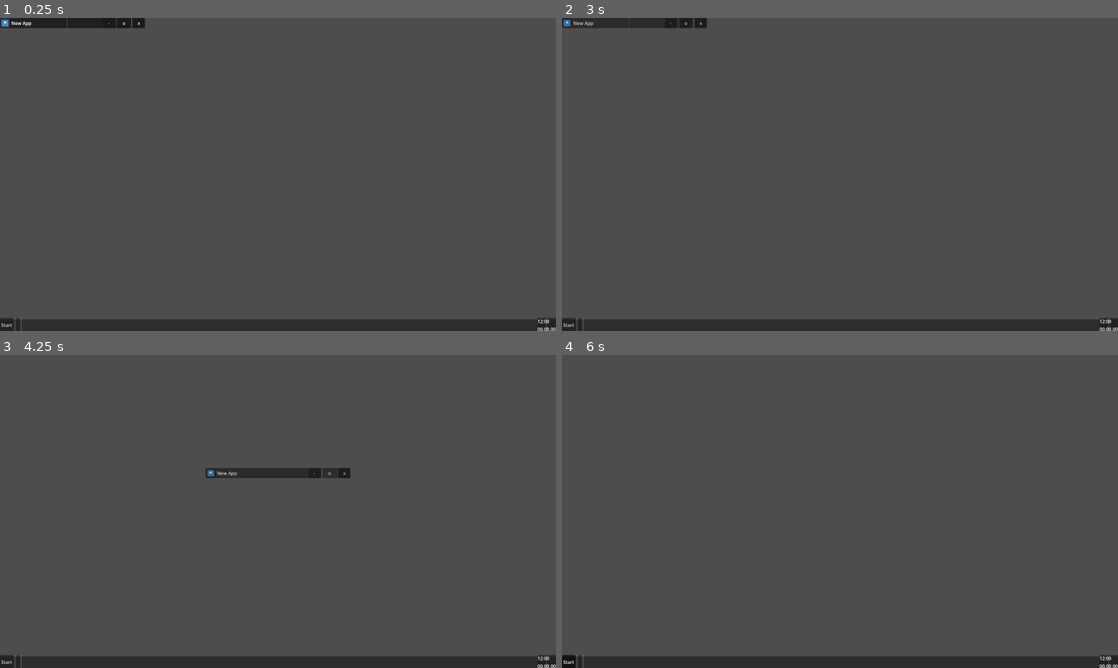
Above: before the commit, frames 1-4 (two rows, left to right).
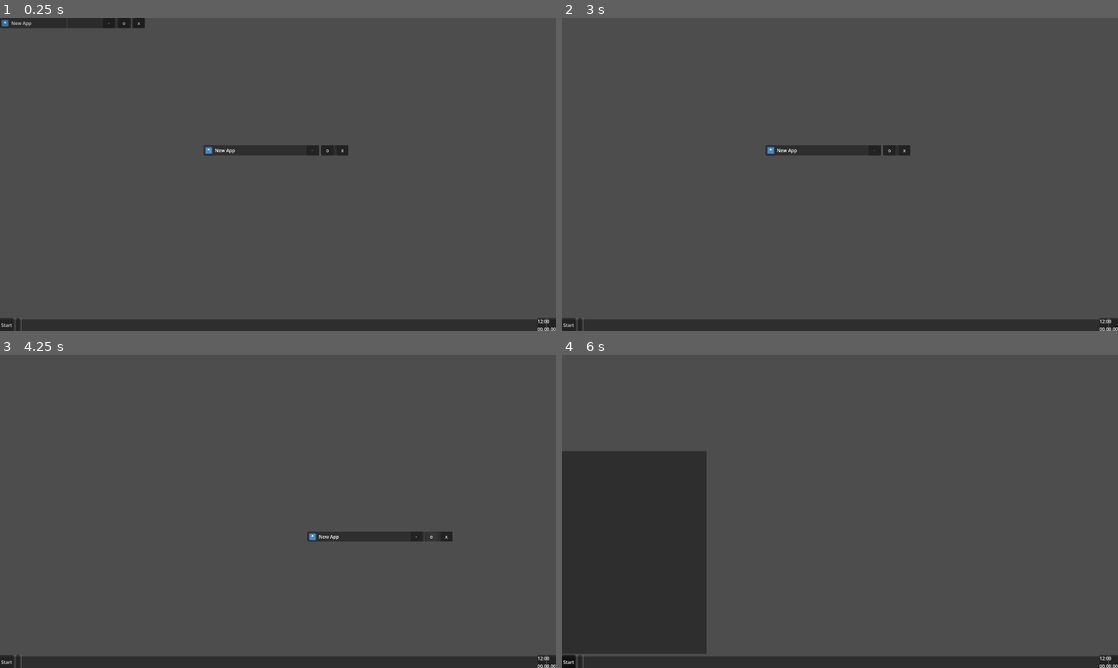
Above: after the commit, the same moments.

Repository: ESphagnum/GodotOS
Game: Godot game, scene res://scenes/Desktop.tscn
The game is run twice, just before and just after one commit, with the same random seed, the same clock (stepped at 60 frames per second) and the same inputs. This scene is started directly instead of the project's main scene. The engine's default icon, where the game draws it, is replaced by a stand-in: a white triangle on a blue panel in a dark square.
Inputs (mouse positions are in pixels of both pictures, inside the frame that each line leads up to):
- Up to frame 1 (0.25 s): no input
- Up to frame 2 (3 s): click "Start" at 0.5 s; click "Start" at 1.25 s; click (578, 324) at 2 s; click "-" at 2.75 s
- Up to frame 3 (4.25 s): click "o" at 3.5 s
- Up to frame 4 (6 s): click (578, 661) at 4.25 s; click "-" at 5 s; click "Start" at 5.75 s

The runs differ from the first frame. In frame 1, 0.8% of the frame differs, in the area x 0-63%, y 0-44%; in frame 2, 1.6%; in frame 3, 1.5%; in frame 4, 17%, in the area x 0-26%, y 30-96%.
Error in both runs: Invalid access to property or key 'show_in_taskbar' on a base object of type 'Nil'. (res://core/WindowManager.gd:44)

Commit message:
update Desktop scene

Diff:
--- a/scenes/Desktop.tscn
+++ b/scenes/Desktop.tscn
@@ -2,6 +2,7 @@
 
 [ext_resource type="PackedScene" uid="uid://dwcgkeb111tvj" path="res://scenes/Taskbar/Taskbar.tscn" id="1_fsv5x"]
 [ext_resource type="PackedScene" uid="uid://b0q3nipespcy8" path="res://scenes/WindowWrapper.tscn" id="2_h488k"]
+[ext_resource type="PackedScene" uid="uid://bjgv0yu6jx771" path="res://scenes/Taskbar/StartPanel.tscn" id="3_eysme"]
 
 [node name="Desktop" type="Control" unique_id=488378104]
 layout_mode = 3
@@ -44,8 +45,28 @@
 
 [node name="WindowWrapper" parent="." unique_id=214628049 instance=ExtResource("2_h488k")]
 layout_mode = 1
-anchors_preset = 0
 
 [node name="WindowWrapper2" parent="." unique_id=1615654512 instance=ExtResource("2_h488k")]
 layout_mode = 1
-anchors_preset = 0
+anchors_preset = -1
+anchor_left = 0.36600003
+anchor_top = 0.40600002
+anchor_right = 0.36600003
+anchor_bottom = 0.40600002
+offset_left = 0.27996826
+offset_top = 0.519989
+offset_right = 500.27997
+offset_bottom = 300.52
+
+[node name="StartMenu" parent="." unique_id=1954665718 instance=ExtResource("3_eysme")]
+visible = false
+layout_mode = 1
+anchors_preset = -1
+anchor_left = 0.358
+anchor_top = 1.0
+anchor_right = 0.619
+anchor_bottom = 1.6480001
+offset_left = 0.6399536
+offset_right = -0.47998047
+offset_bottom = 0.15991211
+pivot_offset = Vector2(250, 700)
